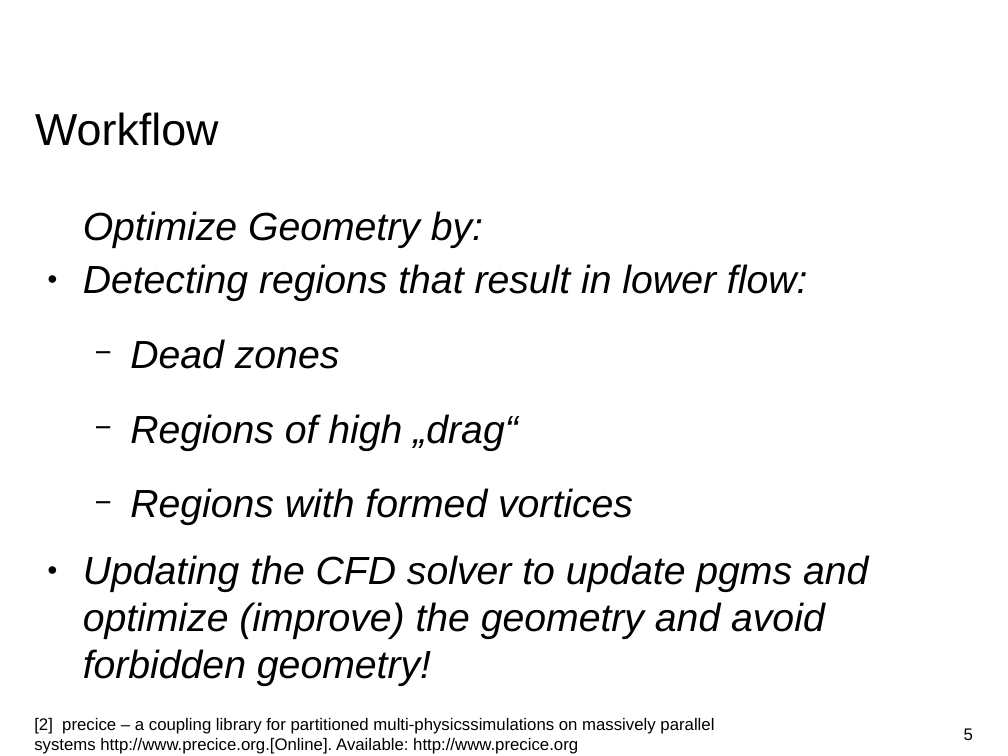
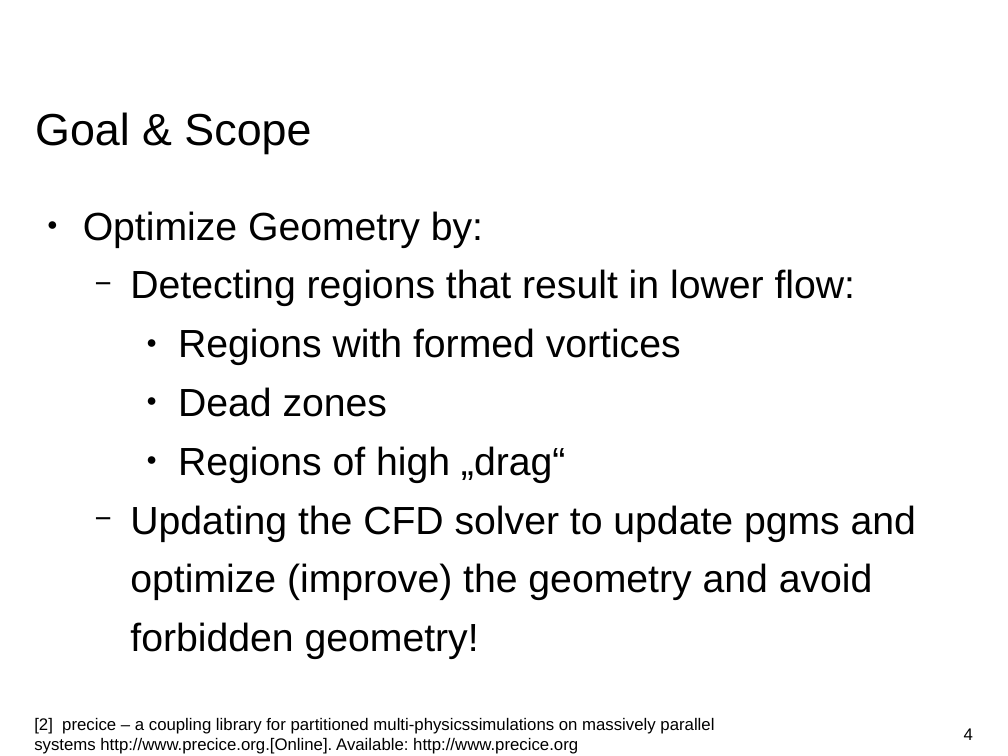
Before and after one commit to huangq1234553/cfd-lab, a slide deck: slide 4 of Presentation.odp (slide 5 before the commit). Drawn at 1008x756 pixels with LibreOffice and Linux fonts; fonts in the diff are those of the drawing; background and template pictures are left out. Boxes give left, top, right and bottom in pixels: in the first picture for what was removed or moved away, otherwise in the second. Text is boxed around its words. In the diff, an @@ line names an element or a change of style, - is before the commit and + after.

```diff
--- a/Presentation.odp
+++ b/Presentation.odp
@@ title at [35,112,311,154]: text changed @@
-Workflow
+Goal & Scope
@@ text at [83,211,916,659]: italic off in "Optimize Geometry by:", "Detecting regions that result in lower flow:", "Dead zones", "Regions of high „drag“" and 1 more places; bullet none to ●; bullet ● to −; list level 1 to 2 in "Detecting regions that result in ..."; line spacing 1.14 to 1.25; bullet − to ●; list level 2 to 3 in "Dead zones"; list level 2 to 3 in "Regions of high „drag“"; list level 1 to 2 in "Updating the CFD solver to ..."; line spacing 1 to 1.25 @@
@@ text at [178,328,681,365]: paragraph added @@
+    ● Regions with formed vortices
@@ text at [130,488,633,525]: paragraph removed @@
-  − Regions with formed vortices
@@ page number at [964,728,973,740]: text changed @@
-5
+4
```
Also in this commit, not shown: 11 other slides changed, 1 slide removed, 4 other files.
